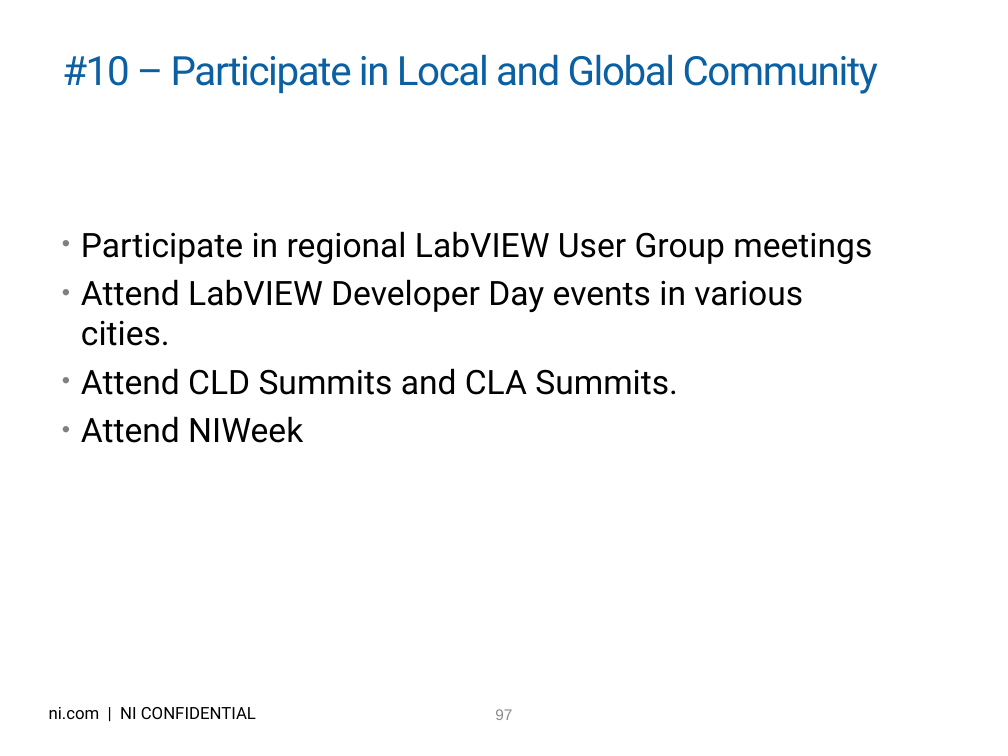
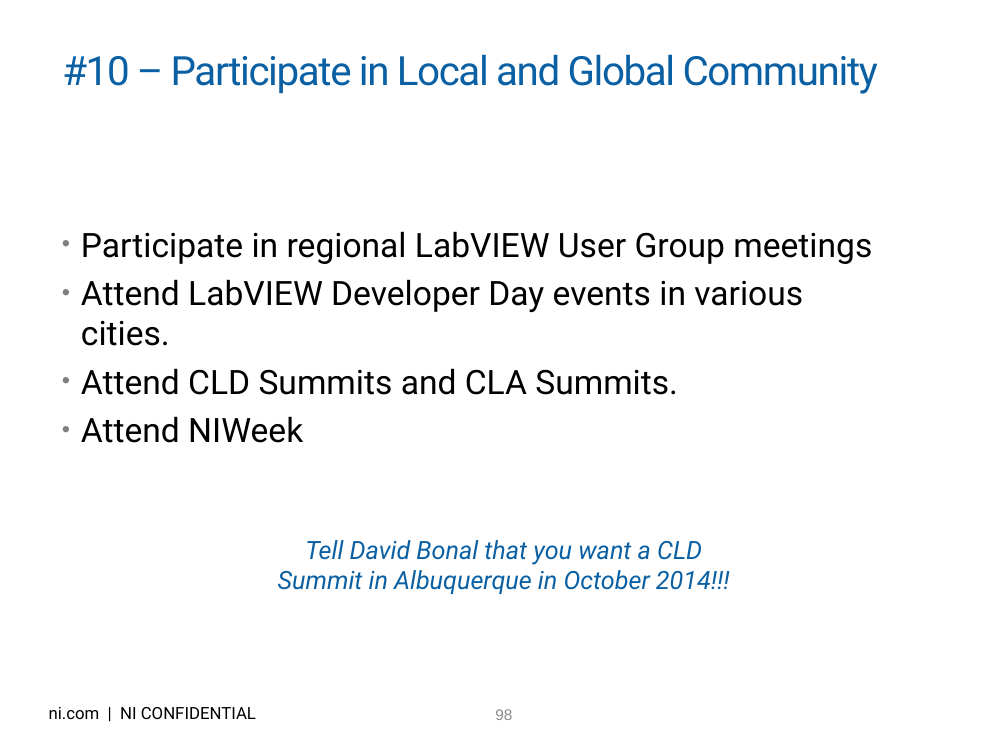
Before and after one commit to njhollenback/Presentations, a slide deck: slide 98 of LV for Advanced Apps - 10 Keys to Success.pptx (slide 97 before the commit). Drawn at 1008x756 pixels with LibreOffice and Linux fonts; fonts in the diff are those of the drawing; background and template pictures are left out. Boxes give left, top, right and bottom in pixels: in the first picture for what was removed or moved away, otherwise in the second. Text is boxed around its words. In the diff, an @@ line names an element or a change of style, - is before the commit and + after.

```diff
--- a/LV for Advanced Apps - 10 Keys to Success.pptx
+++ b/LV for Advanced Apps - 10 Keys to Success.pptx
@@ text added at [278, 540, 730, 594], 18 pt, text #0A60A3, italic @@
+Tell David Bonal that you want a CLD Summit in Albuquerque in October 2014!!!
@@ page number at [495, 709, 512, 720]: text changed @@
-97
+98
```
Also in this commit, not shown: 7 other slides changed, 4 slides added, 3 slides removed.
